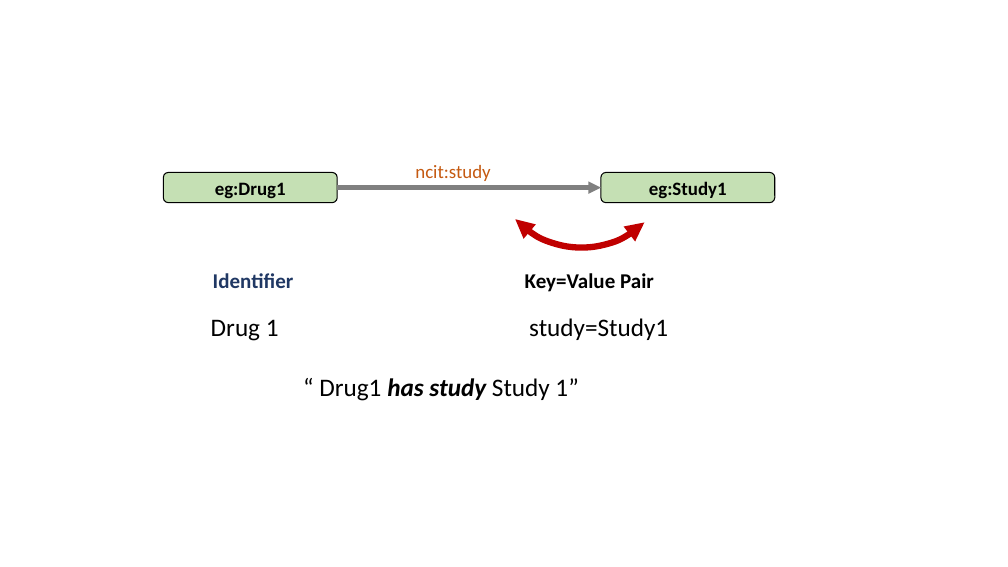
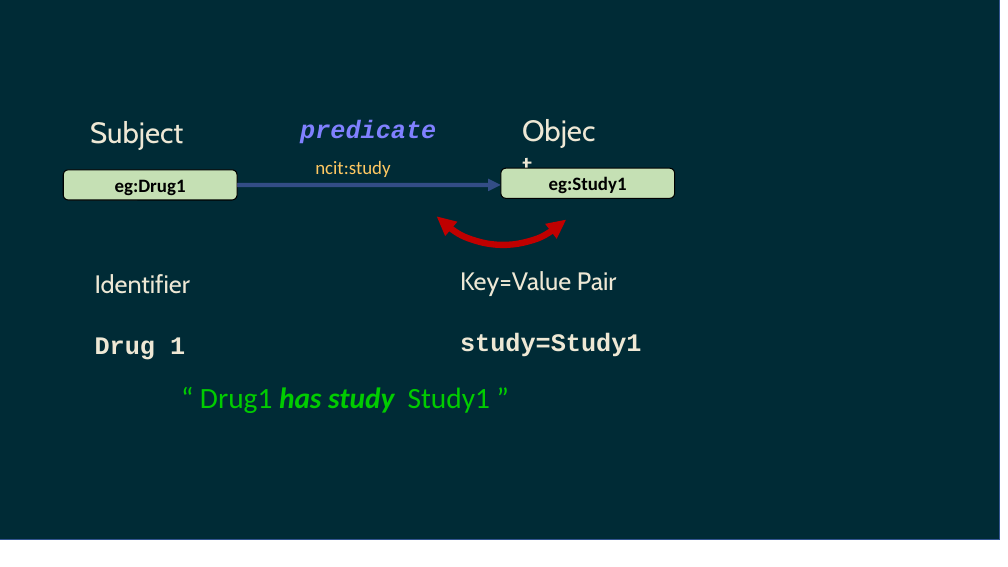
Before and after one commit to phuse-org/LinkedDataWorkshop, a slide deck: slide 4 of EUConnect18/presentation/images/ImagesForPres.pptx (slide 5 before the commit). Drawn at 1008x567 pixels with LibreOffice and Linux fonts; fonts in the diff are those of the drawing. Boxes give left, top, right and bottom in pixels: in the first picture for what was removed or moved away, otherwise in the second. Text is boxed around its words. In the diff, an @@ line names an element or a change of style, - is before the commit and + after.

```diff
--- a/EUConnect18/presentation/images/ImagesForPres.pptx
+++ b/EUConnect18/presentation/images/ImagesForPres.pptx
@@ rectangle added at [0, 0, 1000, 540], fill #002B36, outline #325491 1 pt @@
@@ arc (boxed as its full ellipse): place and size @@
-arc (boxed as its full ellipse) at [452, 27, 710, 285]
+arc (boxed as its full ellipse) at [374, 25, 632, 283]
@@ text added at [515, 108, 612, 151], 28 pt, text #EEE8D5 @@
+Object
@@ text added at [90, 121, 183, 150], 28 pt, text #EEE8D5 @@
+Subject
@@ text added at [300, 120, 436, 144], 24 pt, text #8080FF, bold, italic @@
+predicate
@@ rounded rectangle "eg:Drug1": place and size @@
-rounded rectangle "eg:Drug1" at [163, 172, 337, 203]
+rounded rectangle "eg:Drug1" at [64, 170, 237, 200]
@@ text "ncit:study" at [315, 161, 390, 177]: text colour #C55A11 to #FFC862 @@
@@ 1 rounded rectangle, 1 text, 1 arrow: place and size @@
-1 rounded rectangle, 1 text, 1 arrow at [337, 165, 775, 203]
+1 rounded rectangle, 1 text, 1 arrow at [237, 161, 675, 198]
@@ arrow (237, 185) - (501, 185): stroke #808080 4 pt to #8080FF 4 pt @@
@@ text "Identifier": place and size @@
-text "Identifier" at [213, 273, 294, 288]
+text "Identifier" at [95, 274, 190, 294]
@@ text "Identifier" at [95, 274, 190, 294]: size 20 to 24 pt, font Calibri to Cabin, text colour #203864 to #EEE8D5, bold off @@
@@ text "Key=Value Pair": place and size @@
-text "Key=Value Pair" at [525, 273, 654, 292]
+text "Key=Value Pair" at [460, 271, 617, 296]
@@ text "Key=Value Pair" at [460, 271, 617, 296]: size 20 to 24 pt, font Calibri to Cabin, text colour #000000 to #EEE8D5, bold off @@
@@ text removed at [211, 318, 668, 401] @@
-Drug 1 study=Study1
-“ Drug1 has study Study 1”
@@ text added at [95, 337, 185, 360], 24 pt, text #EEE8D5, bold @@
+Drug 1
@@ text added at [460, 333, 642, 357], 24 pt, text #EEE8D5, bold @@
+study=Study1
@@ text added at [200, 387, 490, 413], 28 pt, text #00CC00 @@
+“ Drug1 has study Study1 ”
```
Also in this commit, not shown: 2 other slides changed, 3 slides added, 1 slide removed, 11 other files.
